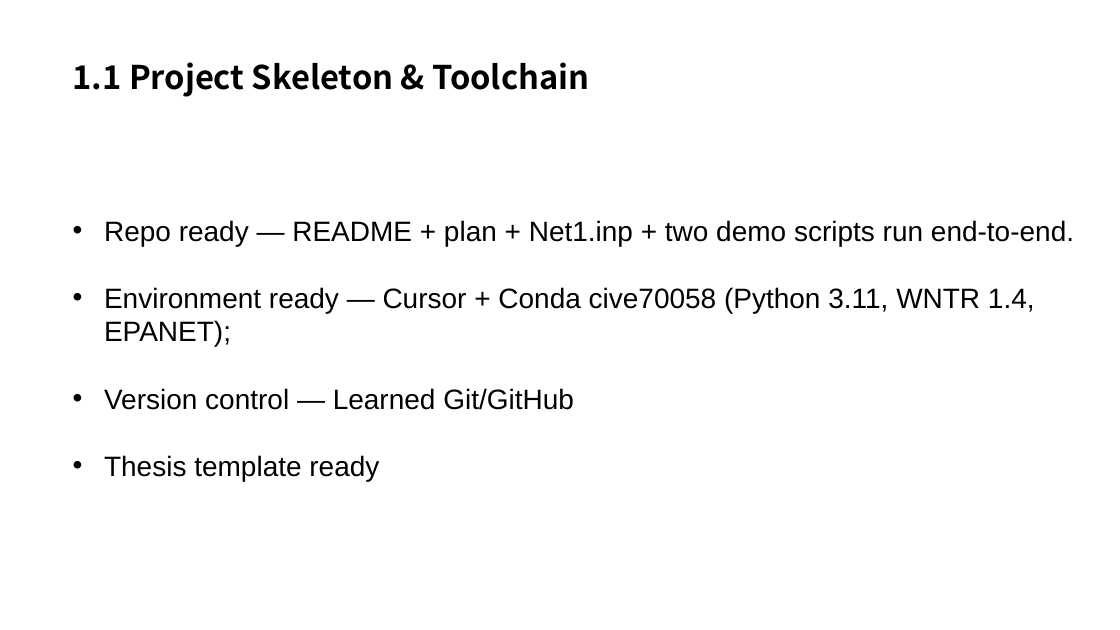
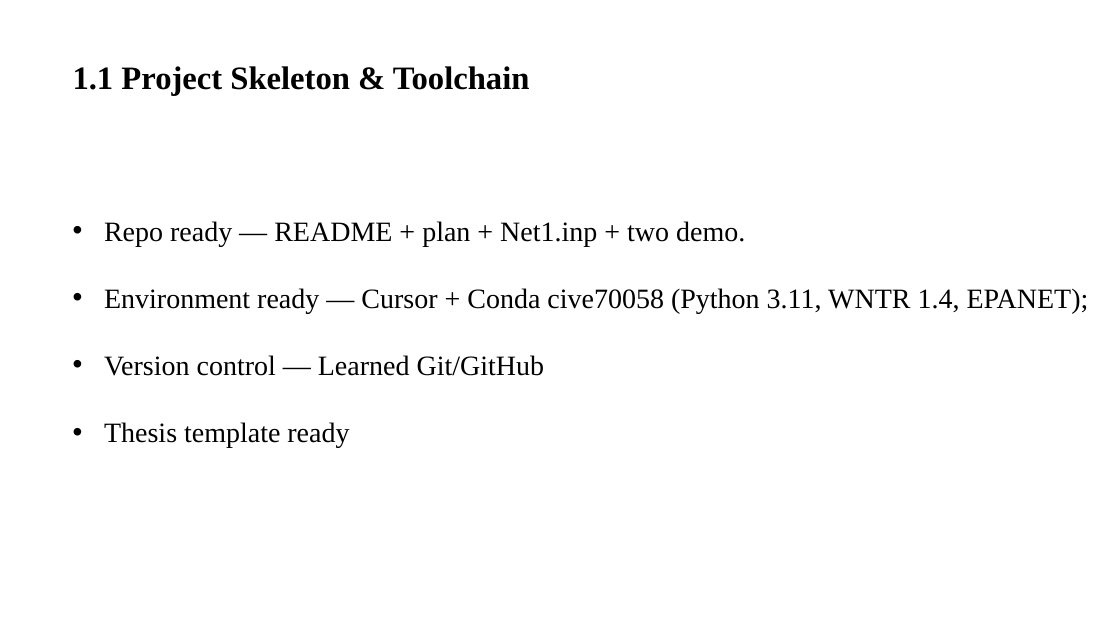
Before and after one commit to Strongxlb/Graduation-Project, a slide deck: slide 2 of meetings/我/5-22.pptx. Drawn at 1120x630 pixels with LibreOffice and Linux fonts; fonts in the diff are those of the drawing. Boxes give left, top, right and bottom in pixels: in the first picture for what was removed or moved away, otherwise in the second. Text is boxed around its words. In the diff, an @@ line names an element or a change of style, - is before the commit and + after.

```diff
--- a/meetings/我/5-22.pptx
+++ b/meetings/我/5-22.pptx
@@ text "1.1 Project Skeleton & Toolchain" at <box>73,66,530,95</box>: font Noto Sans CJK SC to Times New Roman @@
@@ text at <box>104,221,745,246</box>: text changed; font Arial to Times New Roman @@
-• Repo ready — README + plan + Net1.inp + two demo scripts run end-to-end.
+• Repo ready — README + plan + Net1.inp + two demo.
@@ text at <box>104,288,1089,448</box>: font Arial to Times New Roman in "Environment ready — Cursor + Conda cive70058 ...", "Version control — Learned Git/GitHub", "Thesis template ready" @@
```
Also in this commit, not shown: 8 other slides changed.
